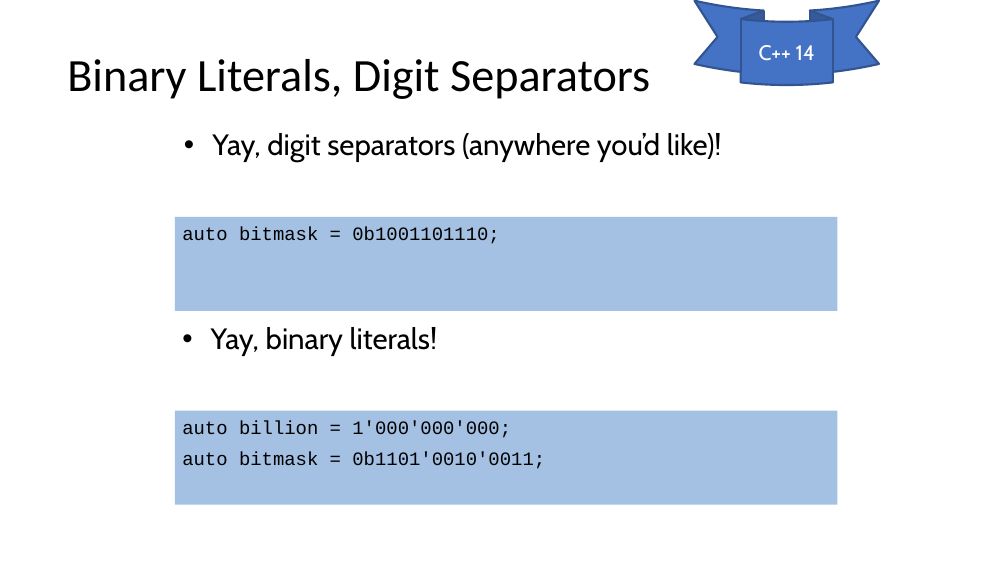
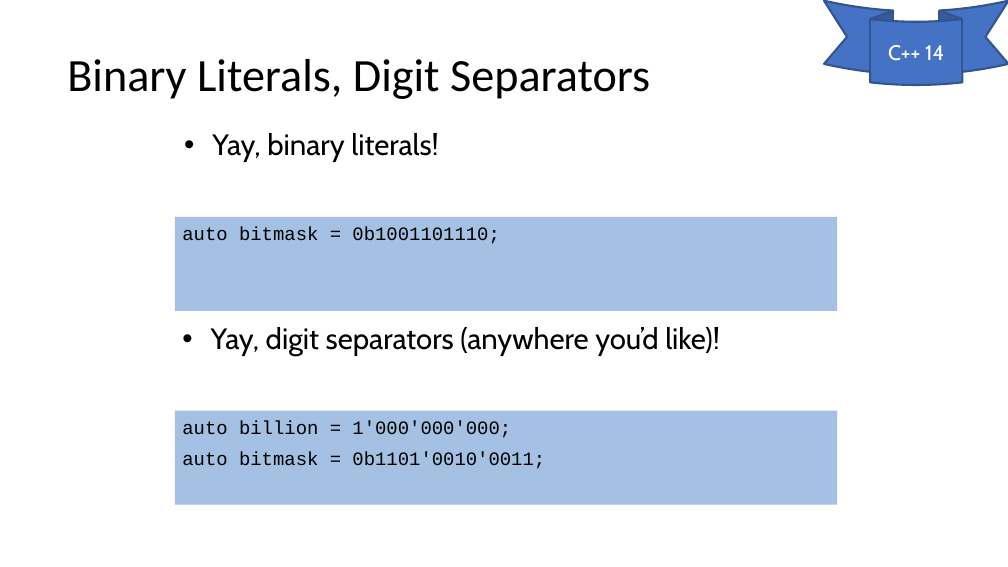
Before and after one commit to cpp-at-ariel/cpp-5781, a slide deck: slide 4 of 04-operator-overloading/slides-3-literals.pptx. Drawn at 1008x567 pixels with LibreOffice and Linux fonts; fonts in the diff are those of the drawing. Boxes give left, top, right and bottom in pixels: in the first picture for what was removed or moved away, otherwise in the second. Text is boxed around its words. In the diff, an @@ line names an element or a change of style, - is before the commit and + after.

Commit message:
literals presentation

```diff
--- a/04-operator-overloading/slides-3-literals.pptx
+++ b/04-operator-overloading/slides-3-literals.pptx
@@ ellipse ribbon "C++ 14": place and size @@
-ellipse ribbon "C++ 14" at <box>695,1,879,85</box>
+ellipse ribbon "C++ 14" at <box>824,1,1008,85</box>
@@ text "Yay, binary literals!": place and size @@
-text "Yay, binary literals!" at <box>211,327,438,356</box>
+text "Yay, binary literals!" at <box>212,133,439,162</box>
@@ text "Yay, digit separators (anywhere you’d ...": place and size @@
-text "Yay, digit separators (anywhere you’d ..." at <box>212,133,722,162</box>
+text "Yay, digit separators (anywhere you’d ..." at <box>211,327,720,356</box>
```
Also in this commit, not shown: 1 other slide changed, 1 other file.
